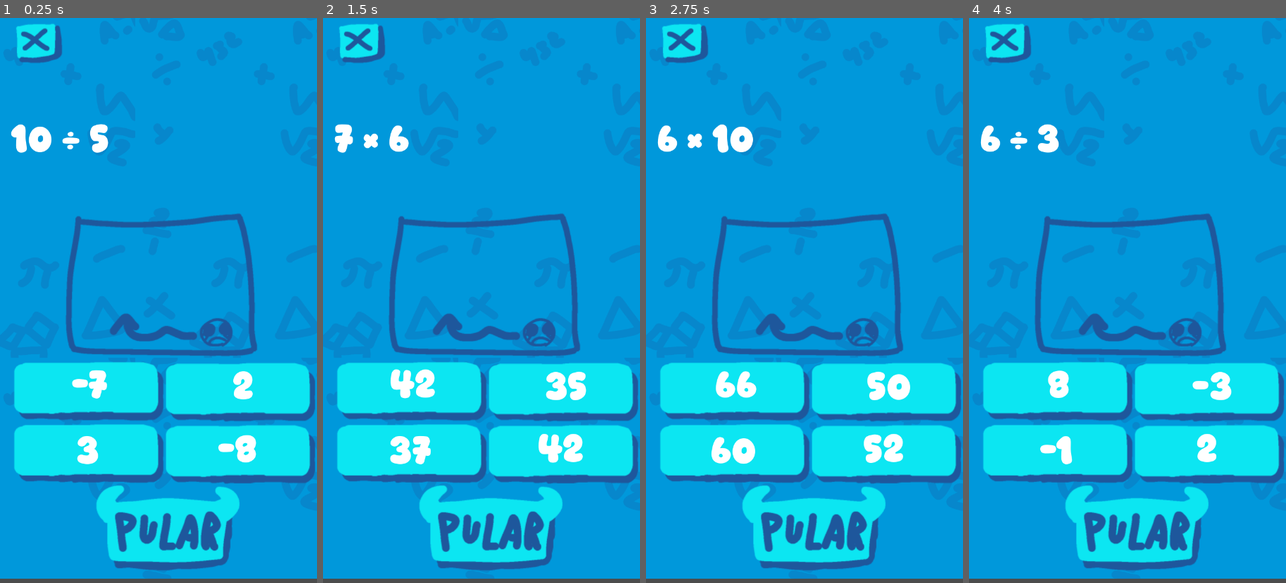
Above: before the commit, frames 1-4 (left to right).
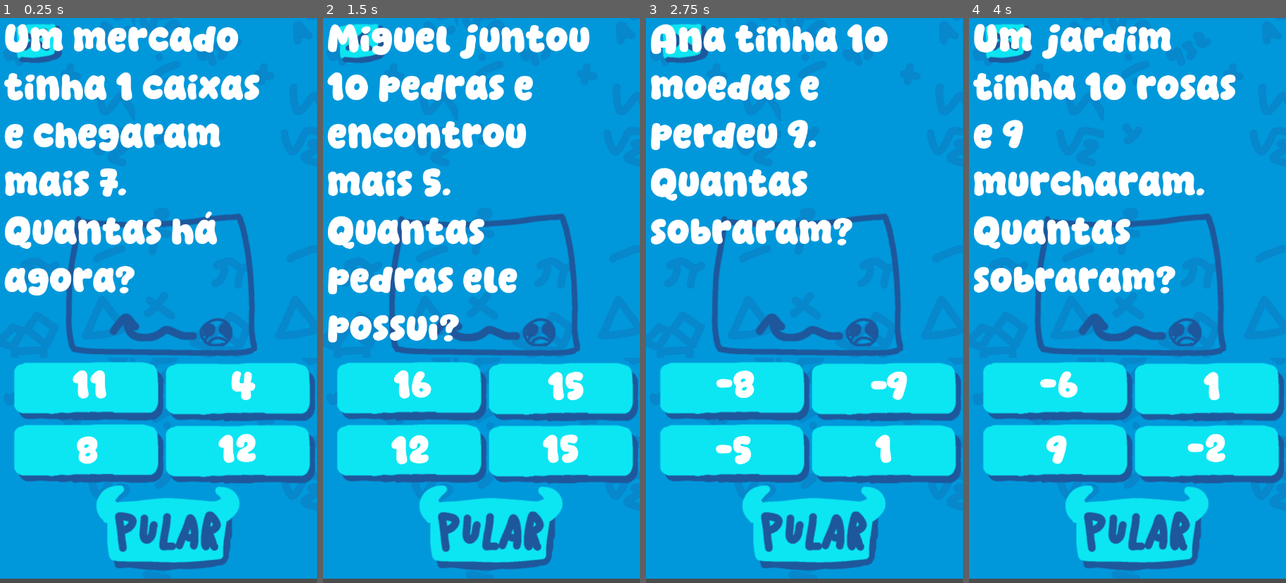
Above: after the commit, the same moments.

Repository: LongHairedSkeleton/Project-ABC
Game: Godot game, scene res://Math.tscn
The game is run twice, just before and just after one commit, with the same random seed, the same clock (stepped at 60 frames per second) and the same inputs. The project has no main scene, so this scene is started directly.
Inputs:
- Up to frame 1 (0.25 s): no input
- Up to frame 2 (1.5 s): click "-7" (after the commit: "11") at 0.5 s; click "-3" (after the commit: "16") at 1.25 s
- Up to frame 3 (2.75 s): click "42" (after the commit: "16") at 2 s
- Up to frame 4 (4 s): click "66" (after the commit: "-8") at 2.75 s; click "9" at 3.5 s

The runs differ from the first frame. In frame 1, 12% of the frame differs, in the area x 1-82%, y 1-79%; in frame 2, 14%, in the area x 1-85%, y 1-79%; in frame 3, 11%; in frame 4, 12%.

Commit message:
added a times problem type

Diff:
--- a/Math.gd
+++ b/Math.gd
@@ -1,8 +1,10 @@
 extends Control
 
 var resultado_final = 0
-enum types {simple, problems, simple_plus}
+enum types {simple, problems, simple_plus, times}
 export (types) var problem_type = types.simple
+
+var amount_of_numbers = 2
 
 func _ready():
 	randomize() # Call once at the start
@@ -13,6 +15,8 @@
 	var label2 = $TextureRect/Button2/Label5
 	var label3 = $TextureRect/Button3/Label4
 	var label4 = $TextureRect/Button4/Label3
+
+	var labels = [label1, label2, label3, label4]
 
 	var Number1 = (randi() % 10) + 1
 	var Number2 = (randi() % 10) + 1
@@ -27,8 +31,6 @@
 		Sinais = ["+", "-", "×", "÷"]
 		SinalSorteado = Sinais[randi() % Sinais.size()]
 
-		$TextureRect/Label.text = str(Number1) + " " + SinalSorteado + " " + str(Number2)
-
 	if SinalSorteado == "+":
 		resultado_final = Number1 + Number2
 	if SinalSorteado == "-":
@@ -42,8 +44,11 @@
 			Number2 = (randi() % 10) + 1
 
 		# Atualiza o texto da Label com os novos números válidos
-		$TextureRect/Label.text = str(Number1) + " " + SinalSorteado + " " + str(Number2)
 		resultado_final = Number1 / Number2
+
+	elif problem_type == types.times:
+		SinalSorteado = "+"
+		Number2 = Number1
 
 	elif problem_type == types.problems:
 		# Define problems with their math type
@@ -115,15 +120,24 @@
 		# Now apply the numbers to the template
 		$TextureRect/Label.text = choice["text"] % [str(Number1), str(Number2)]
 
-	label1.text = str(resultado_final + (randi() % 21) - 10)
-	label2.text = str(resultado_final + (randi() % 21) - 10)
-	label3.text = str(resultado_final + (randi() % 21) - 10)
-	label4.text = str(resultado_final + (randi() % 21) - 10)
+	if problem_type != types.times:
+		for label_node in labels:
+			label_node.text = str(resultado_final + (randi() % 21) - 10)
+	else:
+		for label_node in labels:
+			var rng = (randi() % 10)
+			label_node.text = str(rng) + "×" + str(rng)
 
 	# Overwrite one label with the correct answer
 	var possible_labels = [label1, label2, label3, label4]
 	var selected_to_be_right = possible_labels[randi() % possible_labels.size()]
-	selected_to_be_right.text = str(resultado_final) # Removed the " = "
+	if problem_type != types.times or problem_type != types.problems:
+		selected_to_be_right.text = str(resultado_final)
+	if problem_type == types.times:
+		selected_to_be_right.text = str(Number1) + "×" + str(amount_of_numbers)
+
+	if problem_type != types.problems:
+		$TextureRect/Label.text = str(Number1) + " " + SinalSorteado + " " + str(Number2)
 
 func check_if_correct(label):
 	# Now this will compare "5" == "5" instead of " = 5" == "0"
--- a/Math.tscn
+++ b/Math.tscn
@@ -27,7 +27,7 @@
 margin_right = 2.0
 margin_bottom = -10.0
 script = ExtResource( 1 )
-problem_type = 2
+problem_type = 1
 
 [node name="TextureRect" type="TextureRect" parent="."]
 anchor_right = 1.0
@@ -57,10 +57,10 @@
 texture = ExtResource( 3 )
 
 [node name="Label" type="Label" parent="TextureRect"]
-margin_left = 156.0
-margin_top = 226.0
-margin_right = 804.0
-margin_bottom = 756.0
+margin_left = 141.0
+margin_top = -1.0
+margin_right = 789.0
+margin_bottom = 529.0
 custom_fonts/font = SubResource( 2 )
 text = "conta"
 autowrap = true
